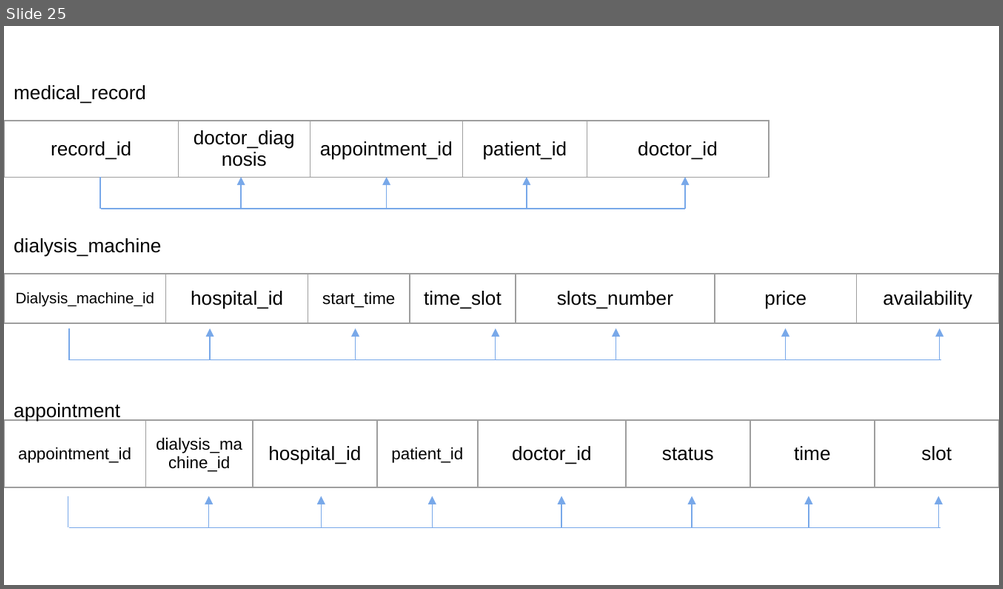
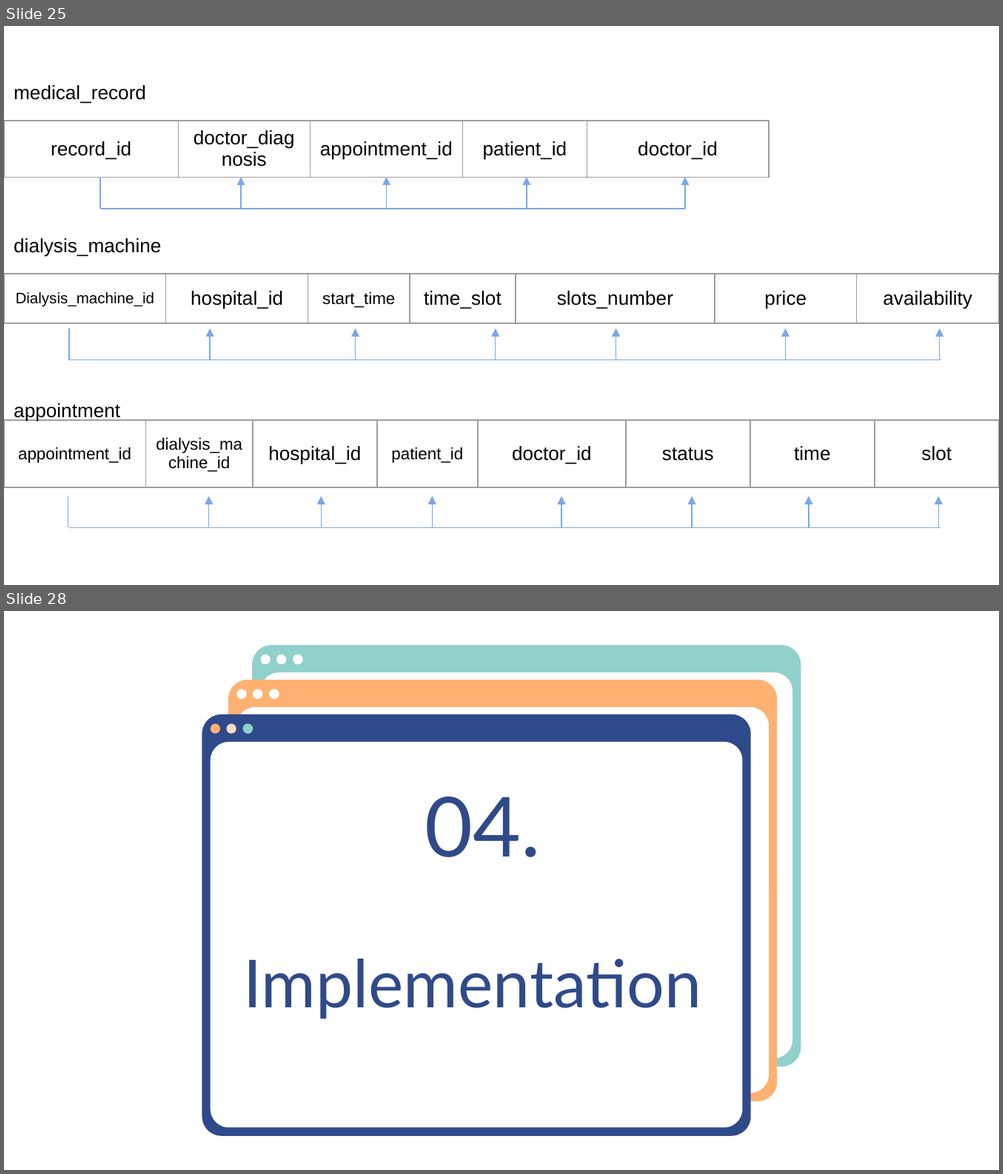
Before and after one commit to DoniaMetwalli/Hospital-System, a slide deck: PresentationV2.pptx. Shown one above the other, each under a label of ours: slide 25 before the commit, slides 25 and 28 after it; the slides between them are not shown. The pictures are 1003x589 and 1003x1174 pixels, drawn with LibreOffice and Linux fonts; fonts in the diff are those of the drawing. Boxes give left, top, right and bottom in pixels: in the first picture for what was removed or moved away, otherwise in the second. Text is boxed around its words. In the diff, an @@ line names an element or a change of style, - is before the commit and + after.

```diff
--- a/PresentationV2.pptx
+++ b/PresentationV2.pptx
@@ slide 28 added at (x1=4, y1=611, x2=999, y2=1170), background #FFFFFF @@
@@ group added at (x1=202, y1=645, x2=801, y2=1136): 9 freeform shapes, 6 rounded rectangles @@
@@ text added at (x1=424, y1=797, x2=540, y2=857), 60 pt, text #2F4A8A @@
+04.
@@ title added at (x1=243, y1=959, x2=701, y2=1019), 48 pt, text #2F4A8A @@
+Implementation
```
Also in this commit, not shown: 8 slides changed, 11 other slides added.
